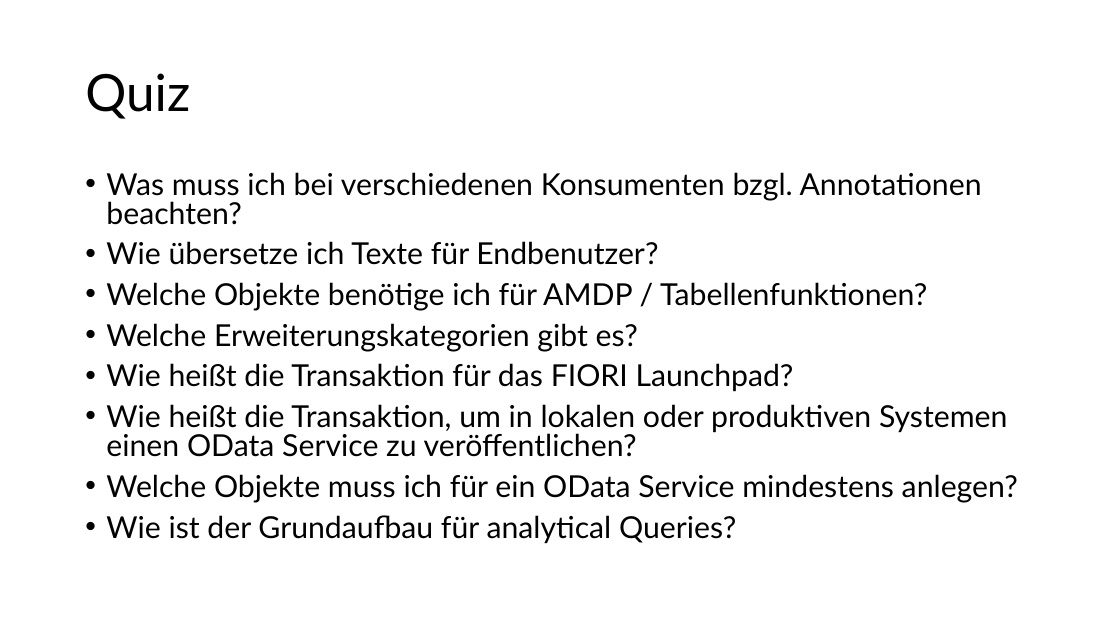
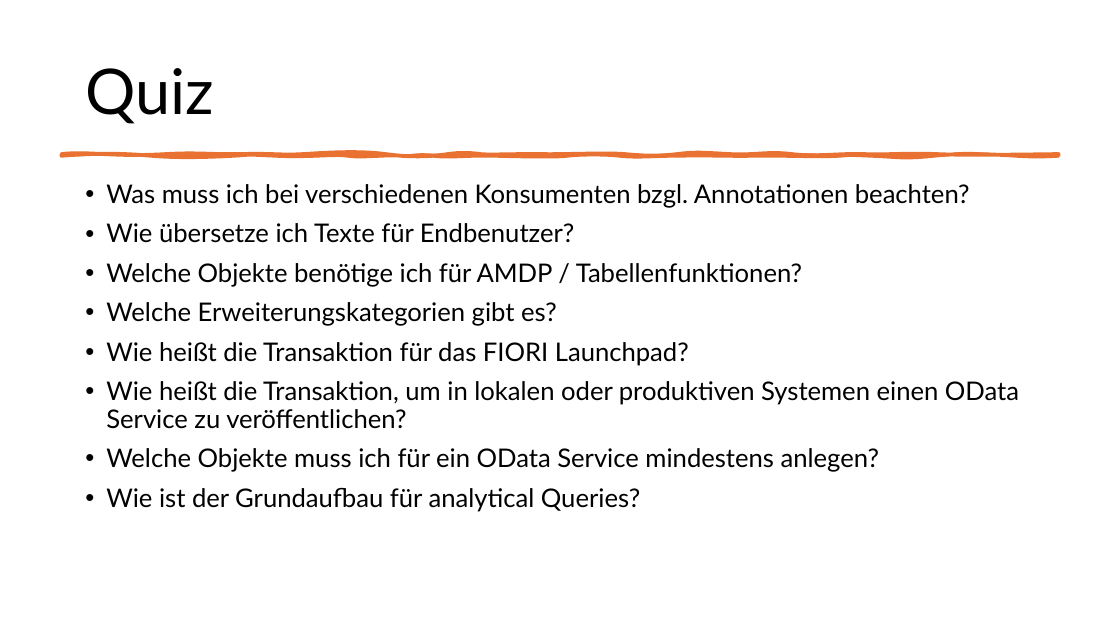
Before and after one commit to DevelopmentBvise/Schulung, a slide deck: slide 39 of CDS presentation/Tag2_Data Modeling with Core Data Services.pptx. Drawn at 1120x630 pixels with LibreOffice and Linux fonts; fonts in the diff are those of the drawing. Boxes give left, top, right and bottom in pixels: in the first picture for what was removed or moved away, otherwise in the second. Text is boxed around its words. In the diff, an @@ line names an element or a change of style, - is before the commit and + after.

```diff
--- a/CDS presentation/Tag2_Data Modeling with Core Data Services.pptx
+++ b/CDS presentation/Tag2_Data Modeling with Core Data Services.pptx
@@ title "Quiz" at [85,68,214,124]: size 44 to 54 pt @@
@@ freeform shape added at [61,154,1059,155], fill #E97132, outline #E97132 3.25 pt @@
@@ text "Was muss ich bei verschiedenen ...": place and size @@
-text "Was muss ich bei verschiedenen ..." at [106,172,1018,543]
+text "Was muss ich bei verschiedenen ..." at [106,184,1019,512]
@@ text "Was muss ich bei verschiedenen ..." at [106,184,1019,512]: size 25.9 to 22 pt; line spacing 0.8 to 0.9 @@
```
Also in this commit, not shown: 4 other slides changed, 1 other file.
